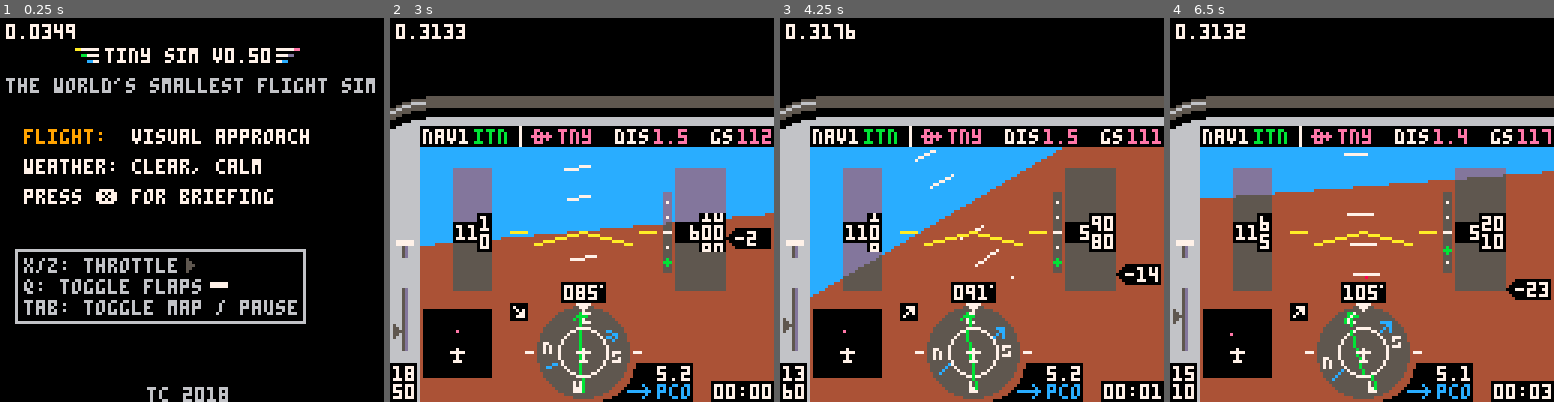
Above: before the commit, frames 1-4 (left to right).
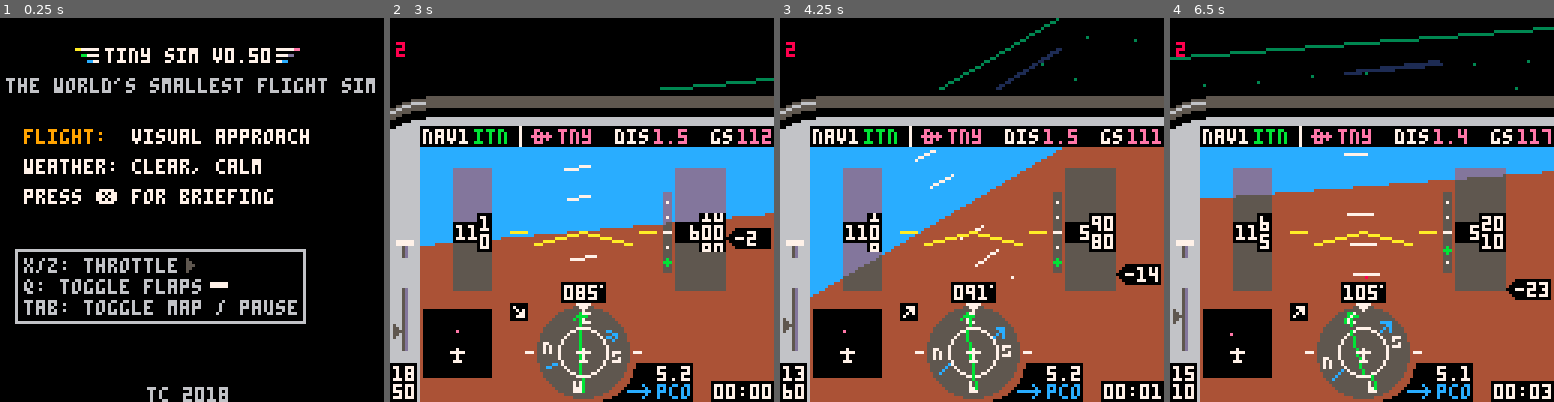
Above: after the commit, the same moments.

Repository: freds72/tiny_sim
Game: PICO-8 cartridge carts/tinysim.p8
The game is run twice, just before and just after one commit, with the same random seed, the same clock (stepped at 60 frames per second) and the same inputs.
Inputs:
- Up to frame 1 (0.25 s): no input
- Up to frame 2 (3 s): tap O (Z key) at 0.33, 0.7, 1.43, 2.22 s; tap X (X key) at 1.07, 2.07, 2.4, 2.73 s; hold Left 1.97-2.37 s; hold Down 2.42-2.82 s; hold Right from 2.87 s (still down)
- Up to frame 3 (4.25 s): tap X (X key) every 0.33 s from 3.07 to 4.07 s; tap O (Z key) at 3.1, 3.98 s; release Right at 3.53 s; hold Up 3.58-4.08 s; hold Right from 4.13 s (still down)
- Up to frame 4 (6.5 s): tap X (X key) every 0.33 s from 4.4 to 6.4 s; release Right at 4.53 s; hold Down 4.58-5.08 s; tap O (Z key) at 4.87, 5.75 s; hold Left 5.13-5.8 s; hold Up 5.85-6.18 s; hold Left from 6.23 s (still down)

The runs differ from the first frame. In frame 1, 0.3% of the frame differs, in the area x 1-20%, y 1-6%; in frame 2, 0.6%; in frame 3, 0.8%; in frame 4, 1.5%, in the area x 0-100%, y 1-19%.

Commit message:
integrated 3d engine - initial working version

Diff:
--- a/carts/tinysim.p8
+++ b/carts/tinysim.p8
@@ -48,19 +48,42 @@
 mapclr={apt=14,vor=12,ils=15}
 
 --3d
-rwy = {}
-for i = 1,31 do -- rwy sides and center
- add(rwy, {-1,0,-i,6})
- add(rwy, {1,0,-i,6})
- if(i < 21) add(rwy, {0,0,-i*1.5,7})
-end
-for i = 0,5 do -- rwy ends
- add(rwy, {-1+i*0.4,0,0,11})
- add(rwy, {-1+i*0.4,0,-31,8})
-end
+
+-- world axis
+local v_fwd,v_right,v_up={0,0,1},{1,0,0},{0,1,0}
+
+-- models
+local all_models={
+	landing_strip={
+		c=6,
+		v={{-1,0,0}, --points
+			{-1,0,30},
+			{1,0,30},
+			{1,0,0},
+			{0,0,20},
+			{0,0,17},
+			{0,0,15},
+			{0,0,12}},
+		e={{1,2}, --lines
+			{2,3},
+			{3,4},
+			{4,1},
+			{5,6},
+			{7,8}
+		}
+	}
+}
+local actors={}
+local all_actors={
+	tower={
+		model=all_models.tower
+	},
+	landing={
+		model=all_models.landing_strip
+	}
+}
 
 function _init()
-  cls()
   menu=1
   item=0
   scen=1
@@ -83,10 +106,14 @@
   --
   rec=0
   flight={}
+
   --3d
-  objects 	= {}
-  create_object(rwy,{384.6,0,-422.2},85) --tny
-	 create_object(rwy,{153.8,0,-66.7},40) --smv
+  cam=make_cam(64,12,64)
+
+ --
+ actors={}
+	add(actors,make_actor(all_actors.landing,{-422.2,0,384.6},85/360)) -- tny
+	add(actors,make_actor(all_actors.landing,{-66.7,0,153.8},40/360)) -- smv
 end
 
 function scenario(s)
@@ -104,8 +131,6 @@
   wind=wx[wnd][2]
   ceiling=wx[wnd][3]
   if(pitch==99) bank,pitch=unusual()
-  --3d
-  update_engine()
 end
 
 function unusual()
@@ -218,7 +243,7 @@
   line(80,75,aic[1],aic[2])
 end
 
--- TODO: optimize
+-- todo: optimize
 function transrect(x1,y1,x2,y2)
  for x=x1,x2 do
     for y=y1,y2 do
@@ -399,7 +424,7 @@
 
 function disphsi()
   --transparency
-  --todo: eats 20% cpu
+  --todo: optimize, eats 20% cpu
   local aimatrix={}
   for j=49,79 do
     for k=96,126 do
@@ -805,7 +830,21 @@
     flaps()
     blackbox()
     --3d
-	   update_engine()
+  	zbuf_clear()
+
+  	local q=make_q(v_right,-pitch/360)
+	  q_x_q(q,make_q(v_fwd,-bank/360))
+	  -- avoid matrix skew
+	  q_normz(q)
+
+	  -- update cam
+	  cam:track({lat,alt/25,lon},q)
+
+	  zbuf_filter(actors)
+
+	  -- must be done after update loop
+	  cam:update()
+
     if btnp(4,1) then --tab
       message="pause"
       menu=2
@@ -836,6 +875,11 @@
     dispflaps()
     dispwind()
     --3d
+	  clip(0,0,128,24)
+	  draw_ground()
+	  zbuf_draw()
+	  clip()
+
 	   -- draw all the objects
 	   --[[
 	   if(alt<ceiling) then
@@ -854,119 +898,421 @@
     end
     ]]
   end
-  print(stat(1),2,2,7)
-end
-
---****************
---* 3d functions *
---****************
-
--- based on 3d pico engine
--- by matheus mortatti
-
-function update_engine()
-	fps({lon,-alt/25,lat},pitch/360,heading/360)
-end
-
-function create_object(shape, pos, rh)
-	local ns = {}
-	ns.pos=pos
-	ns.rh = rh
-	--ns.points = shape ; not possible as ref to rwy is passed
-	ns.points={}
-	for p in all(shape) do
-	 add(ns.points, {p[1],p[2],p[3],p[4]})
+end
+
+-->8
+-- 3d engine @freds72
+
+-- register json context here
+function nop() return true end
+
+-- ground constants
+local ground_shift,ground_colors,ground_level=2,{1,13,6}
+
+-- zbuffer (kind of)
+local drawables={}
+function zbuf_clear()
+	drawables={}
+end
+function zbuf_draw()
+	local objs={}
+	for _,d in pairs(drawables) do
+		local p=d.pos
+		local x,y,z,w=cam:project(p[1],p[2],p[3])
+		-- cull objects too far
+ --	if z>-3 then
+			add(objs,{obj=d,key=z,x=x,y=y,z=z,w=w})
+	--	end
 	end
-	rotate_shape(ns.points, "y", ns.rh/360)
-	add(objects, ns)
-	return ns
-end
-
---------------------------
--- draw functions
---------------------------
-
-function draw_points(rwy)
- for p in all(rwy) do
-  local c = p[4]
-  local p1=mul_view(p)
-  local x1,y1=project(p1)
-  if p1[3]<-0.1 then -- clipping?
-   if(y1<26) pset(x1,y1,c)
-  end
+	-- z-sorting
+	sort(objs)
+	-- actual draw
+	for i=1,#objs do
+		local d=objs[i]
+		d.obj:draw(d.x,d.y,d.z,d.w)
+	end
+
+	print(#drawables,2,8,8)
+end
+
+function zbuf_filter(array)
+	for _,a in pairs(array) do
+		if not a:update() then
+			del(array,a)
+		else
+			add(drawables,a)
+		end
+	end
+end
+
+function clone(src,dst)
+	dst=dst or {}
+	for k,v in pairs(src) do
+		if(not dst[k]) dst[k]=v
+	end
+	-- randomize selected values
+	if src.rnd then
+		for k,v in pairs(src.rnd) do
+			-- don't overwrite values
+			if not dst[k] then
+				dst[k]=v[3] and rndarray(v) or rndlerp(v[1],v[2])
+			end
+		end
+	end
+	return dst
+end
+
+function lerp(a,b,t)
+	return a*(1-t)+b*t
+end
+function rndlerp(a,b)
+	return lerp(b,a,1-rnd())
+end
+function smoothstep(t)
+	t=mid(t,0,1)
+	return t*t*(3-2*t)
+end
+function rndrng(ab)
+	return flr(rndlerp(ab[1],ab[2]))
+end
+function rndarray(a)
+	return a[flr(rnd(#a))+1]
+end
+function lerparray(a,t)
+	return a[mid(flr((#a-1)*t+0.5),1,#a)]
+end
+
+-- https://github.com/morgan3d/misc/tree/master/p8sort
+function sort(data)
+ for num_sorted=1,#data-1 do
+  local new_val=data[num_sorted+1]
+  local new_val_key,i=new_val.key,num_sorted+1
+
+  while i>1 and new_val_key>data[i-1].key do
+   data[i]=data[i-1]
+   i-=1
+  end
+  data[i]=new_val
  end
 end
 
-function project(p)
-	local x=abs(p[3])<=0.1 and 0 or -127/2*(p[1])/(p[3])+127/2
-	local y=abs(p[3])<=0.1 and 0 or -26*(p[2])/(p[3])+10
-	return x,y
-end
-
--------------------------
--- linear algebra
--------------------------
-
-function fps(eye,pitch,yaw)
-	local cosp,sinp,cosy,siny=
-			cos(pitch),sin(pitch),
-			cos(yaw),sin(yaw)
-
-	local x,y,z = {cosy,0,-siny},
-				  {siny*sinp,cosp,cosy*sinp},
-				  {siny*cosp,-sinp,cosp*cosy}
-
-	viewmatrix = {
-		{x[1],y[1],z[1],0},
-		{x[2],y[2],z[2],0},
-		{x[3],y[3],z[3],0},
-		{-dot_product(x,eye),-dot_product(y,eye),-dot_product(z,eye),1}}
-end
-
-function mul_view(v)
+-- edge cases:
+-- a: -23	-584	-21
+-- b: 256	-595	256
+function sqr_dist(a,b)
+	local dx,dy,dz=b[1]-a[1],b[2]-a[2],b[3]-a[3]
+	if abs(dx)>128 or abs(dy)>128 or abs(dz)>128 then
+		return 32000
+	end
+	local d=dx*dx+dy*dy+dz*dz
+	-- overflow?
+	return d<0 and 32000 or d
+end
+
+function make_v(a,b)
 	return {
-	v[1]*viewmatrix[1][1] + v[2]*viewmatrix[2][1] + v[3]*viewmatrix[3][1] + viewmatrix[4][1],
-	v[1]*viewmatrix[1][2] + v[2]*viewmatrix[2][2] + v[3]*viewmatrix[3][2] + viewmatrix[4][2],
-	v[1]*viewmatrix[1][3] + v[2]*viewmatrix[2][3] + v[3]*viewmatrix[3][3] + viewmatrix[4][3],
-	v[1]*viewmatrix[1][4] + v[2]*viewmatrix[2][4] + v[3]*viewmatrix[3][4] + viewmatrix[4][4],
-			}
-end
-
-function dot_product(v1, v2)
-	return v1[1]*v2[1] + v1[2]*v2[2] + v1[3]*v2[3]
-end
-
-function rotate_shape(s,a,r,c)
- for p in all(s) do
-  rotate_point(p,a,r,c)
- end
-end
-
-function rotate_point(p,a,r,c)
-	if c then
-	  p[1]-=c[1]
-	  p[2]-=c[2]
-	  p[3]-=c[3]
+		b[1]-a[1],
+		b[2]-a[2],
+		b[3]-a[3]}
+end
+function v_clone(v)
+	return {v[1],v[2],v[3]}
+end
+function v_dot(a,b)
+	return a[1]*b[1]+a[2]*b[2]+a[3]*b[3]
+end
+function v_normz(v)
+	local d=v_dot(v,v)
+	if d>0.001 then
+		d=sqrt(d)
+		v[1]/=d
+		v[2]/=d
+		v[3]/=d
 	end
-	local x,y,z=1,2,3
-
-	if 		a=="z" then x,y,z=1,2,3
-	elseif 	a=="y" then x,y,z=3,1,2
-	elseif 	a=="x" then x,y,z=2,3,1
+	return d
+end
+function v_scale(v,scale)
+	v[1]*=scale
+	v[2]*=scale
+	v[3]*=scale
+end
+function v_add(v,dv,scale)
+	scale=scale or 1
+	v[1]+=scale*dv[1]
+	v[2]+=scale*dv[2]
+	v[3]+=scale*dv[3]
+end
+
+-- matrix functions
+function m_x_v(m,v)
+	local x,y,z=v[1],v[2],v[3]
+	v[1],v[2],v[3]=m[1]*x+m[5]*y+m[9]*z+m[13],m[2]*x+m[6]*y+m[10]*z+m[14],m[3]*x+m[7]*y+m[11]*z+m[15]
+end
+function m_x_xyz(m,x,y,z)
+	return
+		m[1]*x+m[5]*y+m[9]*z+m[13],
+		m[2]*x+m[6]*y+m[10]*z+m[14],
+		m[3]*x+m[7]*y+m[11]*z+m[15]
+end
+
+-- quaternion
+function make_q(v,angle)
+	angle/=2
+	-- fix pico sin
+	local s=-sin(angle)
+	return {v[1]*s,
+	        v[2]*s,
+	        v[3]*s,
+	        cos(angle)}
+end
+function q_clone(q)
+	return {q[1],q[2],q[3],q[4]}
+end
+function q_normz(q)
+	local d=v_dot(q,q)+q[4]*q[4]
+	if d>0 then
+		d=sqrt(d)
+		q[1]/=d
+		q[2]/=d
+		q[3]/=d
+		q[4]/=d
 	end
-  -- figure out which axis we're rotating on
-  local _x = cos(r)*(p[x]) - sin(r) * (p[y]) -- calculate the new x location
-  local _y = sin(r)*(p[x]) + cos(r) * (p[y]) -- calculate the new y location
-
-  p[x] = _x
-  p[y] = _y
-  p[z] = p[z]
-
-  if c then
-	  p[1]+=c[1]
-	  p[2]+=c[2]
-	  p[3]+=c[3]
-  end
+end
+
+function q_x_q(a,b)
+	local qax,qay,qaz,qaw=a[1],a[2],a[3],a[4]
+	local qbx,qby,qbz,qbw=b[1],b[2],b[3],b[4]
+
+	a[1]=qax*qbw+qaw*qbx+qay*qbz-qaz*qby
+	a[2]=qay*qbw+qaw*qby+qaz*qbx-qax*qbz
+	a[3]=qaz*qbw+qaw*qbz+qax*qby-qay*qbx
+	a[4]=qaw*qbw-qax*qbx-qay*qby-qaz*qbz
+end
+function m_from_q(q)
+	local x,y,z,w=q[1],q[2],q[3],q[4]
+	local x2,y2,z2=x+x,y+y,z+z
+	local xx,xy,xz=x*x2,x*y2,x*z2
+	local yy,yz,zz=y*y2,y*z2,z*z2
+	local wx,wy,wz=w*x2,w*y2,w*z2
+
+	return {
+		1-(yy+zz),xy+wz,xz-wy,0,
+		xy-wz,1-(xx+zz),yz+wx,0,
+		xz+wy,yz-wx,1-(xx+yy),0,
+		0,0,0,1
+	}
+end
+
+-- only invert 3x3 part
+function m_inv(m)
+	m[2],m[5]=m[5],m[2]
+	m[3],m[9]=m[9],m[3]
+	m[7],m[10]=m[10],m[7]
+end
+function m_set_pos(m,v)
+	m[13],m[14],m[15]=v[1],v[2],v[3]
+end
+-- returns foward vector from matrix
+function m_fwd(m)
+	return {m[9],m[10],m[11]}
+end
+-- returns up vector from matrix
+function m_up(m)
+	return {m[5],m[6],m[7]}
+end
+-- right vector
+function m_right(m)
+	return {m[1],m[2],m[3]}
+end
+
+function draw_actor(self,x,y,z,w)
+	-- distance culling
+	draw_model(self.model,self.m,x,y,z,w)
+end
+
+-- little hack to perform in-place data updates
+local draw_session_id=0
+local znear,zdir=3,-1
+function draw_model(model,m,x,y,z,w)
+	draw_session_id+=1
+
+	color(model.c)
+
+	-- edges
+	local p={}
+	for _,e in pairs(model.e) do
+		-- edges indices
+		local ak,bk=e[1],e[2]
+		-- edge positions
+		local a,b=p[ak],p[bk]
+		-- not in cache?
+		if not a then
+			local v=v_clone(model.v[ak])
+			-- relative to world
+			m_x_v(m,v)
+			-- world to cam
+			v_add(v,cam.pos,-1)
+			m_x_v(cam.m,v)
+			a,p[ak]=v,v
+		end
+		if not b then
+			local v=v_clone(model.v[bk])
+			-- relative to world
+			m_x_v(m,v)
+			-- world to cam
+			v_add(v,cam.pos,-1)
+			m_x_v(cam.m,v)
+			b,p[bk]=v,v
+		end
+		-- line clipping aginst near cam plane
+		-- swap end points
+		if(a[3]<b[3]) a,b=b,a
+		local s=make_v(a,b)
+		local den=zdir*s[3]
+		if a[3]>znear and b[3]<znear then
+			local t=zdir*(znear-a[3])/den
+			if t>=0 and t<=1 then
+				-- intersect pos
+				v_scale(s,t)
+				v_add(s,a)
+				local x0,y0=cam:project2d(a)
+				local x1,y1=cam:project2d(s)
+				line(x0,y0,x1,y1,1)
+				pset(x1,y1,8)
+			end
+		elseif b[3]>znear then
+			local x0,y0=cam:project2d(a)
+			local x1,y1=cam:project2d(b)
+			line(x0,y0,x1,y1,1)
+		end
+	end
+end
+
+function plane_ray_intersect(n,p,a,b)
+	local r=make_v(a,b)
+	local den=v_dot(r,n)
+	-- no intersection
+	if abs(den)>0.001 then
+		local t=v_dot(make_v(a,p),n)/den
+		if t>=0 and t<=1 then
+			-- intersect pos
+			v_scale(r,t)
+			v_add(r,a)
+			return r
+		end
+	end
+end
+
+function make_actor(src,p,angle)
+	-- instance
+	local a=clone(src,{
+		pos=v_clone(p),
+		q=make_q(v_up,angle or 0)
+	})
+	a.draw=a.draw or draw_actor
+	a.update=a.update or nop
+	-- init orientation
+	local m=m_from_q(a.q)
+	m_set_pos(m,p)
+	a.m=m
+	return a
+end
+
+function make_cam(x0,y0,focal)
+	local c={
+		pos={0,0,3},
+		q=make_q(v_up,0),
+		update=function(self)
+			self.m=m_from_q(self.q)
+			m_inv(self.m)
+		end,
+		track=function(self,pos,q)
+			self.pos,q=v_clone(pos),q_clone(q)
+			self.q=q
+		end,
+		project=function(self,x,y,z)
+			-- world to view
+			x-=self.pos[1]
+			y-=self.pos[2]
+			z-=self.pos[3]
+			x,y,z=m_x_xyz(self.m,x,y,z)
+			-- too close to cam plane?
+			if(z<0.001) return nil,nil,-1,nil
+			-- view to screen
+	 		local w=focal/z
+ 			return x0+x*w,y0-y*w,z,w
+		end,
+		-- project cam-space points into 2d
+		project2d=function(self,v)
+			-- view to screen
+ 			local w=focal/v[3]
+ 			return x0+v[1]*w,y0-v[2]*w
+		end
+	}
+	return c
+end
+
+function draw_ground(self)
+
+	-- draw horizon
+	local zfar=-96
+	local x,y=-64*zfar/64,64*zfar/64
+	local farplane={
+			{x,y,zfar},
+			{x,-y,zfar},
+			{-x,-y,zfar},
+			{-x,y,zfar}}
+	-- ground point in cam space
+	local p={0,cam.pos[2],0}
+	m_x_v(cam.m,p)
+
+	-- ground normal in cam space
+	local n={0,1,0}
+	m_x_v(cam.m,n)
+
+	local v0=farplane[#farplane]
+	local horiz={}
+	for i=1,#farplane do
+		local v1=farplane[i]
+		local s=plane_ray_intersect(n,p,v0,v1)
+		if(s) add(horiz,s)
+		v0=v1
+	end
+
+	-- view frustrum
+	--[[
+	local x0,y0=cam:project2d(farplane[#farplane])
+	for i=1,#farplane do
+		local x1,y1=cam:project2d(farplane[i])
+		line(x0,y0,x1,y1,1)
+		x0,y0=x1,y1
+	end
+	]]
+
+	-- complete line?
+	if #horiz==2 then
+		local x0,y0=cam:project2d(horiz[1])
+		local x1,y1=cam:project2d(horiz[2])
+		line(x0,y0,x1,y1,3)
+	end
+
+	local cy=cam.pos[2]
+
+	local scale=4*max(flr(cy/32+0.5),1)
+	scale*=scale
+	local x0,z0=cam.pos[1],cam.pos[3]
+	local dx,dy=x0%scale,z0%scale
+
+	for i=-4,4 do
+		local ii=scale*i-dx+x0
+		for j=-4,4 do
+			local jj=scale*j-dy+z0
+			local x,y,z,w=cam:project(ii,0,jj)
+			if z>0 then
+				pset(x,y,3)
+			end
+ 	end
+	end
 end
 
 -->8
